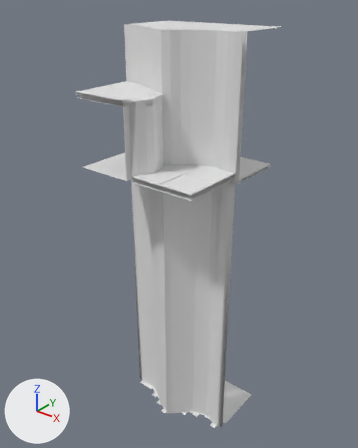
Before and after pictures for a commit that changed the FBX model Assets/Data/Level/Biomes/AbyssalRuins/Models/K_CliffDrop_CCAB.fbx.
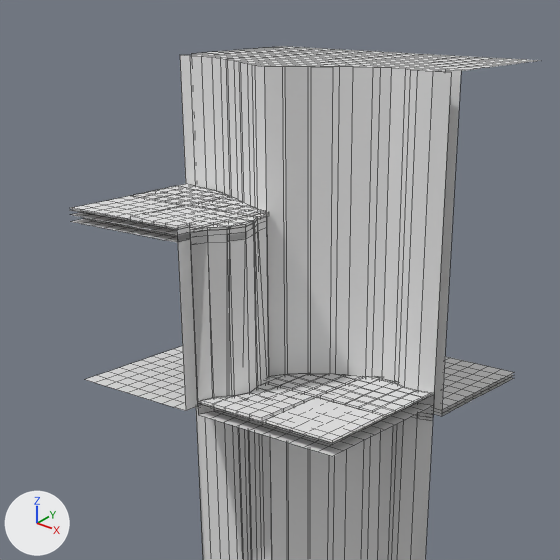
There are two pictures of each version: one whole from a 50 mm lens placed at (10.99, -13.71, 5.82), pointed at (-0.25, 0.34, -2.89), one close up on the part from 13% to 81% of the width and 0% to 55% of the height. The axes (+X, +Y, +Z) are drawn at lower left. The lights are the same throughout. The older version's two pictures come first. The close-ups show mesh edges as thin lines. Where no turn or scale is listed for an object, it has been applied to the vertices.

Names of what the first close-up shows: 'K_CliffDrop_CCAB', 'K_CliffDrop_CCAB_ColCliff7', 'K_CliffDrop_CCAB_ColGround0', 'K_CliffDrop_CCAB_ColGround7', 'K_CliffDrop_CCAB_ColWaterBlocker3', 'K_CliffDrop_CCAB_ColWaterSurface3'.
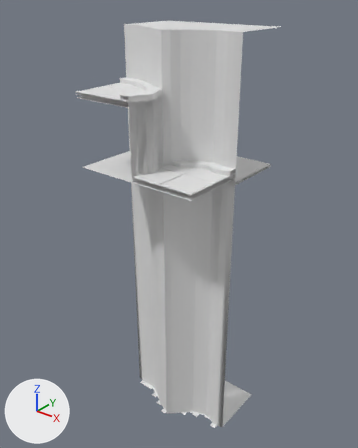
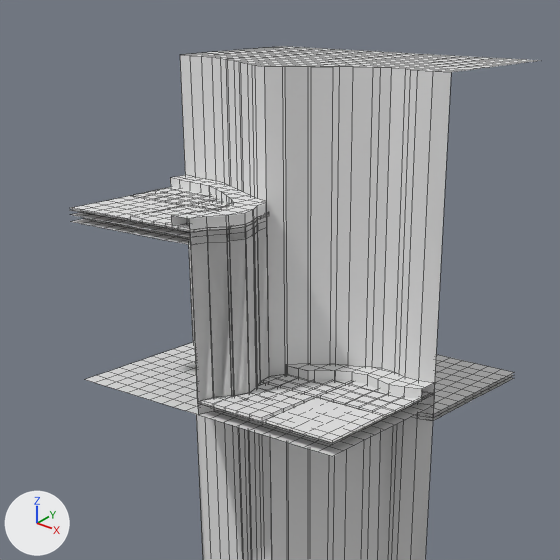
Patch to the scene script:
```diff
--- a/Assets/Data/Level/Biomes/AbyssalRuins/Models/K_CliffDrop_CCAB.fbx.py
+++ b/Assets/Data/Level/Biomes/AbyssalRuins/Models/K_CliffDrop_CCAB.fbx.py
@@ me_k_cliffdrop_ccab @@
 # used by ob_k_cliffdrop_ccab; location = (0.0, 0.0, 0.0)
-me_k_cliffdrop_ccab.from_pydata(...)  # 758 vertices, 577 faces; spans x -2.5..2.5, y -2.5..2.5, z -12.0..2.53
+me_k_cliffdrop_ccab.from_pydata(...)  # 899 vertices, 720 faces; spans x -2.5..2.5, y -2.5..2.5, z -12.0..2.66
+# me_k_cliffdrop_ccab part 1: 1 vertex removed from x -0.27, y -2.23, z 2.47; 93 vertices added at x -2.5..0.35, y -2.5..0.0, z 2.47..2.66
+# me_k_cliffdrop_ccab part 2: 8 vertices removed from x 0.05..0.3, y -2.26..-0.95, z -0.03; 57 vertices added at x 0.1..2.5, y -1.0..0.06, z -0.03..0.16
 me_k_cliffdrop_ccab.materials.append(mat_joint)
@@ me_k_cliffdrop_ccab_colwaterblocker3 @@
 # used by ob_k_cliffdrop_ccab_colwaterblocker3; location = (0.0, 0.0, 0.0)
 # verts and faces of me_k_cliffdrop_ccab_colwaterblocker3; kept vertices keep their numbers, new ones are numbered from 544
 # before: 208 (2.25, 0.25, 4.5) at pixel (445, 69), 209 (2.5, 0.25, 4.5) at pixel (461, 70), 231 (2.25, 0.0, 4.5) at pixel (435, 71), 232 (2.5, 0.0, 4.5) at pixel (451, 72), 274 (2.25, 0.25, -0.4)
 # before: 275 (2.5, 0.25, -0.4) at pixel (441, 413), 281 (2.25, 0.0, -0.4), 293 (2.5, 0.0, -0.4) at pixel (432, 417)
-me_k_cliffdrop_ccab_colwaterblocker3.from_pydata(...)  # 544 vertices, 506 faces; spans x -2.5..2.5, y -0.88..2.5, z -0.4..4.5
+me_k_cliffdrop_ccab_colwaterblocker3.from_pydata(...)  # 544 vertices, 504 faces; spans x -2.5..2.5, y -0.88..2.5, z -0.4..4.5
+# me_k_cliffdrop_ccab_colwaterblocker3 part 4
+delete_faces([(208, 231, 281, 274), (208, 274, 275, 209), (231, 232, 293, 281)])
+faces += [(208, 231, 232, 209), (274, 275, 293, 281)]
+# other edits to the shape of me_k_cliffdrop_ccab_colwaterblocker3 do not show in these pictures
@@ me_k_cliffdrop_ccab_colcliff7 @@
 # used by ob_k_cliffdrop_ccab_colcliff7; location = (0.0, 0.0, 0.0)
 # verts and faces of me_k_cliffdrop_ccab_colcliff7; kept vertices keep their numbers, new ones are numbered from 246
 # before: 108 (-0.25, -2.25, 2.4) at pixel (189, 232), 109 (0.0, -2.25, 2.4), 121 (-0.25, -2.5, 2.4) at pixel (177, 235), 122 (0.0, -2.5, 2.4) at pixel (190, 237), 143 (-0.25, -2.25, -0.2) at pixel (197, 406)
 # before: 144 (0.0, -2.25, -0.2), 147 (-0.25, -2.5, -0.2) at pixel (185, 410), 148 (0.0, -2.5, -0.2) at pixel (198, 414)
-me_k_cliffdrop_ccab_colcliff7.from_pydata(...)  # 246 vertices, 227 faces; spans x -2.5..0.35, y -2.5..0.0, z -0.2..2.4
+me_k_cliffdrop_ccab_colcliff7.from_pydata(...)  # 246 vertices, 226 faces; spans x -2.5..0.35, y -2.5..0.0, z -0.2..2.4
+# me_k_cliffdrop_ccab_colcliff7 part 3
+delete_faces([(108, 121, 147, 143), (108, 143, 144, 109), (109, 144, 148, 122)])
+faces += [(108, 121, 122, 109), (143, 144, 148, 147)]
```

Where the change shows, as pixel boxes [x1, y1, x2, y2] in the close-ups (560 x 560 px; the box of a moved part takes in the faces that stretch with it):
'K_CliffDrop_CCAB', reshaped: before [71, 184, 434, 560]; after [71, 175, 435, 560]
'K_CliffDrop_CCAB_ColCliff7', reshaped: before [71, 212, 269, 414]; after [71, 212, 269, 415]
part 1 of me_k_cliffdrop_ccab, built on (mostly hidden before): before [178, 223, 202, 227]; after [170, 175, 266, 233]
part 2 of me_k_cliffdrop_ccab, reshaped: before [190, 217, 268, 401]; after [257, 218, 435, 401]
part 3 of me_k_cliffdrop_ccab_colcliff7, moved or reshaped: before [177, 233, 198, 411]; after [178, 233, 198, 415]
part 4 of me_k_cliffdrop_ccab_colwaterblocker3, moved or reshaped: before [433, 70, 461, 413]; after [433, 70, 456, 417]
